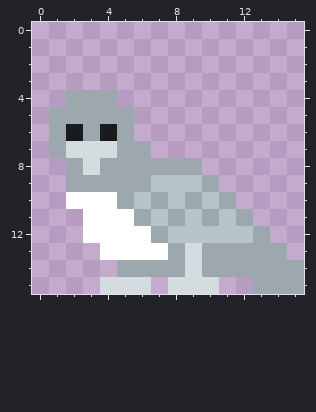
Two versions of one pixel-art sprite, Falcon.png. Above is the file before it was changed.
The file is 128x128 pixels, drawn in blocks of 8x8; one block is one cell here.
After the commit:
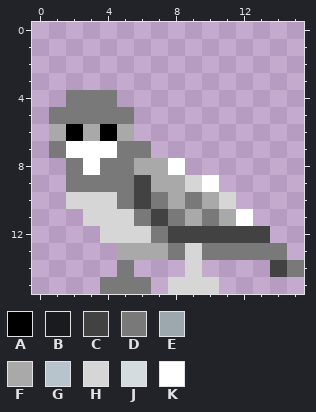
Palette (. is transparent): A #000000  B #1a1b1c  C #424242  D #797979  E #9ca7ae  F #a9a9a9  G #b7c4cc  H #d6d6d6  J #d4dce0  K #ffffff
The exact change:
Changed rows in their new state; - is an unchanged pixel.
first column x 1:
 4 -DDD-----------
 5 DDDDD----------
 6 FAFAF----------
 7 DKKKDD---------
 8 -DKDDFFK.------
 9 -DDDDCFFHK-----
10 -HHHDCDFDFH----
11 --HHHDCDFDFK---
12 --.HHHDCCCCCC--
13 ---.FFFDHDDDDD-
14 ----D...H....CD
15 ---DDD-HHH--...
